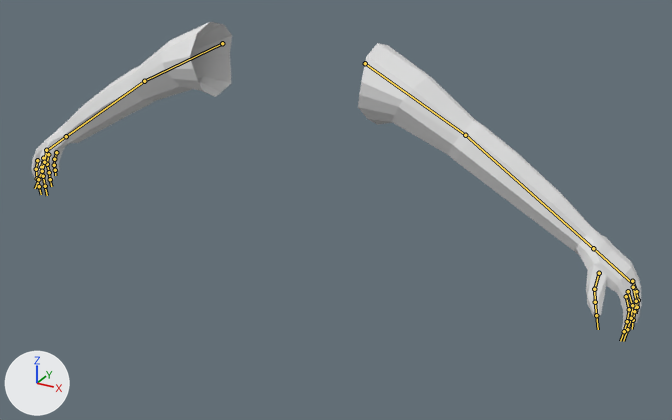
Two versions of the FBX model Assets/Models/human_viewmodel.fbx, one commit apart.
Camera for both pictures: a camera (50 mm lens) standing at (4.35, -7.12, 2.21) and looking at (0.7, -0.48, -1.11). Lighting does not change. The marker at lower left points along +X, +Y and +Z. The bones that bend it are drawn over the model as lines.

The first picture shows 'EnemyMesh'.
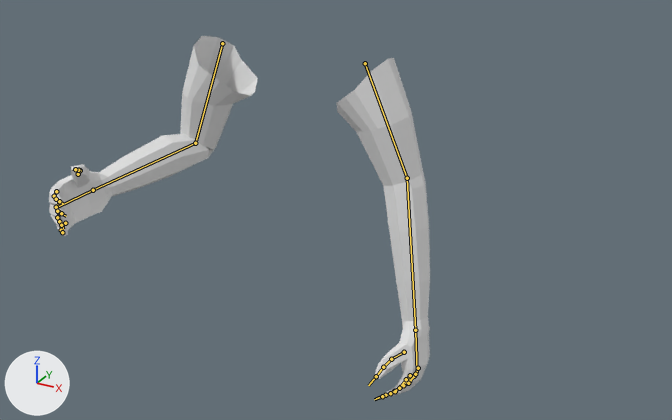
The newer file adds an action. The first version stands in its rest pose; the second is drawn at frame 1 of the action 'Armature|Grab'.

The change, as JSON lines over the scene's bpy script:
```json
{"block": "bone_upper_arm_l", "where": "bone_upper_arm_l = bpy.data.objects['Armature'].pose.bones['Upper_Arm.L']"}
{"op": "set", "path": "bone_upper_arm_l.rotation_quaternion", "old": "(1.0, 0.0, 0.0, 0.0)", "new": "(0.94, -0.011, 0.007, -0.341)", "note": "degrees (0, 0, 0) -> degrees (-1, 0, -40)"}
{"block": "bone_lower_arm_l", "where": "bone_lower_arm_l = bpy.data.objects['Armature'].pose.bones['Lower_Arm.L']  # child of 'Upper_Arm.L'"}
{"op": "set", "path": "bone_lower_arm_l.rotation_quaternion", "old": "(1.0, 0.0, 0.0, 0.0)", "new": "(0.993, 0.1, -0.018, -0.054)", "note": "degrees (0, 0, 0) -> degrees (12, -1, -6)"}
{"block": "bone_upper_arm_r", "where": "bone_upper_arm_r = bpy.data.objects['Armature'].pose.bones['Upper_Arm.R']"}
{"op": "set", "path": "bone_upper_arm_r.rotation_quaternion", "old": "(1.0, 0.0, 0.0, 0.0)", "new": "(0.925, 0.027, -0.004, 0.38)", "note": "degrees (0, 0, 0) -> degrees (3, -2, 45)"}
{"block": "bone_lower_arm_r", "where": "bone_lower_arm_r = bpy.data.objects['Armature'].pose.bones['Lower_Arm.R']  # child of 'Upper_Arm.R'"}
{"op": "set", "path": "bone_lower_arm_r.rotation_quaternion", "old": "(1.0, 0.0, 0.0, 0.0)", "new": "(0.711, 0.681, 0.152, 0.086)", "note": "degrees (0, 0, 0) -> degrees (88, 6, 19)"}
```

Boxes [x1, y1, x2, y2] around the edits, measured in the pictures (672 x 420 px):
```json
{"object": "EnemyMesh", "change": "posed", "before": [32, 22, 642, 333], "after": [49, 36, 430, 398], "on screen": "37% narrower, 16% taller"}
{"bone": "Upper_Arm.L", "before": "(365, 63) to (465, 135)", "after": "(365, 63) to (407, 178)"}
{"bone": "Lower_Arm.L", "before": "(465, 135) to (593, 248)", "after": "(407, 178) to (415, 330)"}
{"bone": "Upper_Arm.R", "before": "(222, 43) to (144, 81)", "after": "(222, 43) to (195, 143)"}
{"bone": "Lower_Arm.R", "before": "(144, 81) to (66, 136)", "after": "(195, 143) to (93, 190)"}
```
